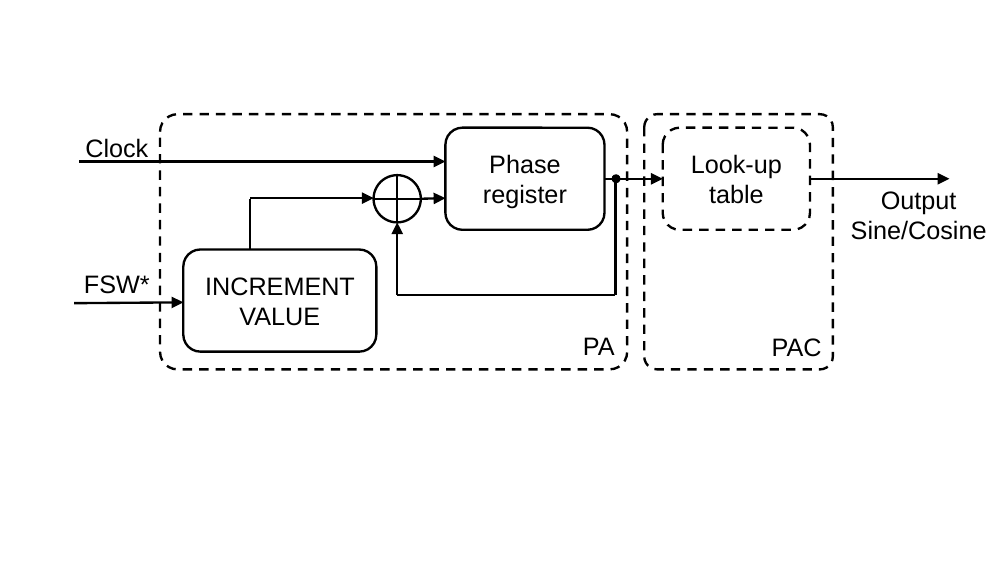
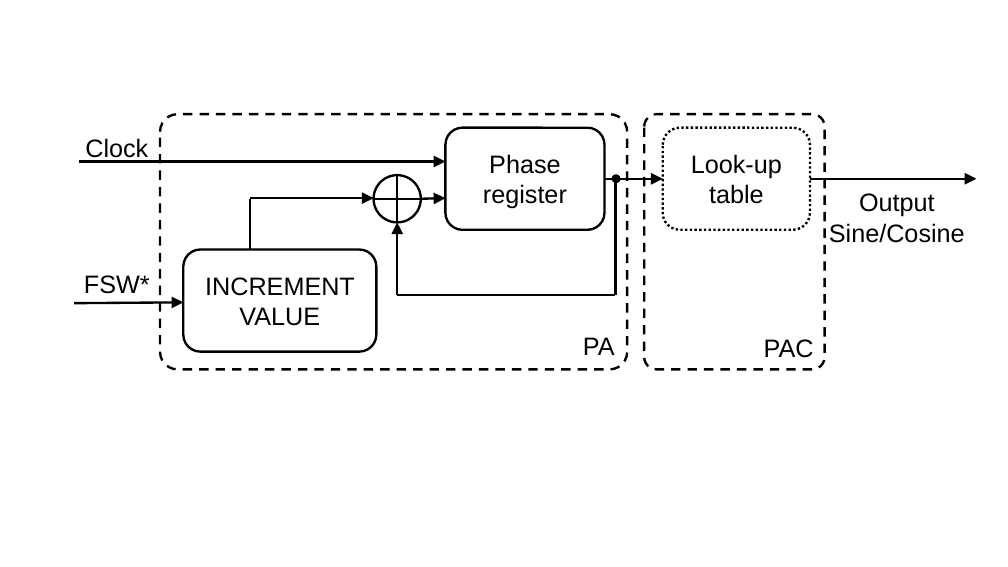
Before and after one commit to BenjiaH/MSc-Project, a slide deck: slide 3 of Final dissertation/_IMAGES/PPT2SVG/PPT2SVG.pptx. Drawn at 1008x567 pixels with LibreOffice and Linux fonts; fonts in the diff are those of the drawing. Boxes give left, top, right and bottom in pixels: in the first picture for what was removed or moved away, otherwise in the second. Text is boxed around its words. In the diff, an @@ line names an element or a change of style, - is before the commit and + after.

```diff
--- a/Final dissertation/_IMAGES/PPT2SVG/PPT2SVG.pptx
+++ b/Final dissertation/_IMAGES/PPT2SVG/PPT2SVG.pptx
@@ rounded rectangle "PAC": place and size @@
-rounded rectangle "PAC" at bbox=[644, 114, 833, 370]
+rounded rectangle "PAC" at bbox=[644, 114, 825, 370]
@@ arrow moved from (810, 178) - (950, 178) to (810, 178) - (977, 178) @@
@@ rounded rectangle "Output Sine/Cosine": place and size @@
-rounded rectangle "Output Sine/Cosine" at bbox=[851, 191, 987, 240]
+rounded rectangle "Output Sine/Cosine" at bbox=[817, 183, 976, 252]
```
Also in this commit, not shown: 1 other file.
